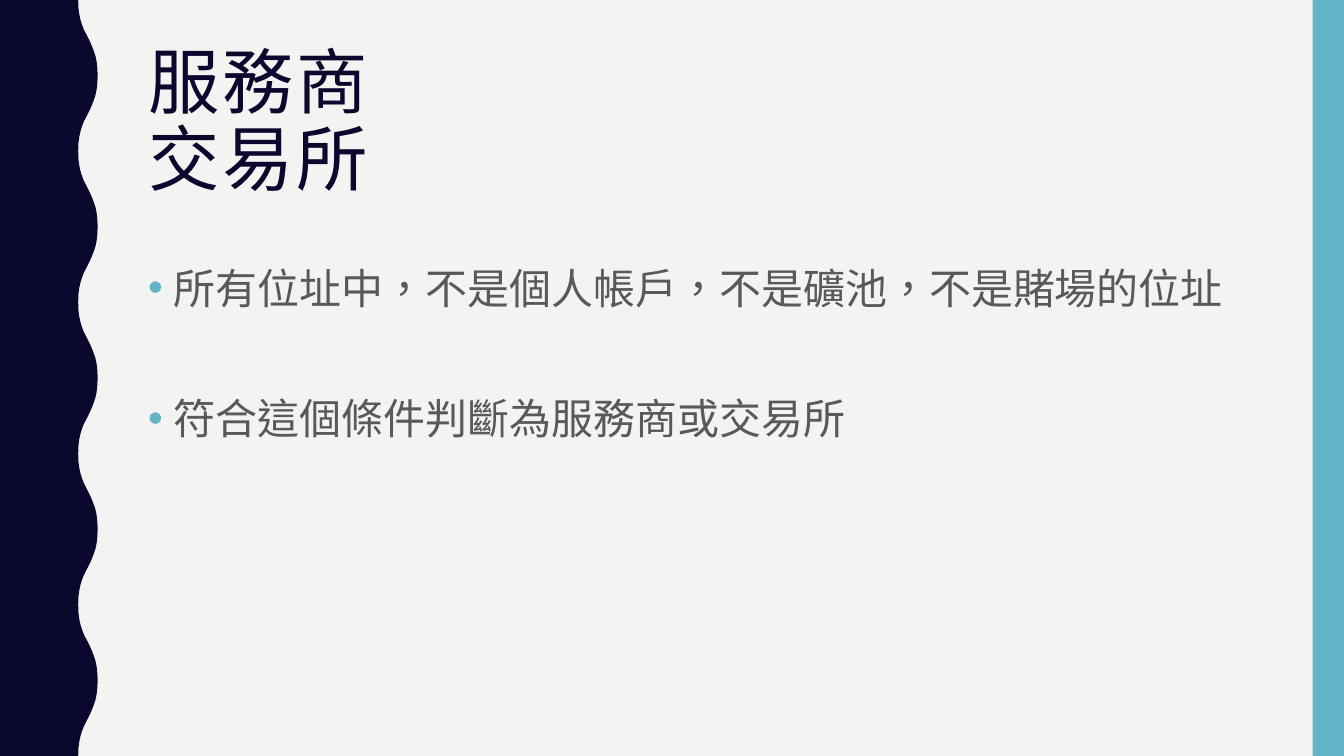
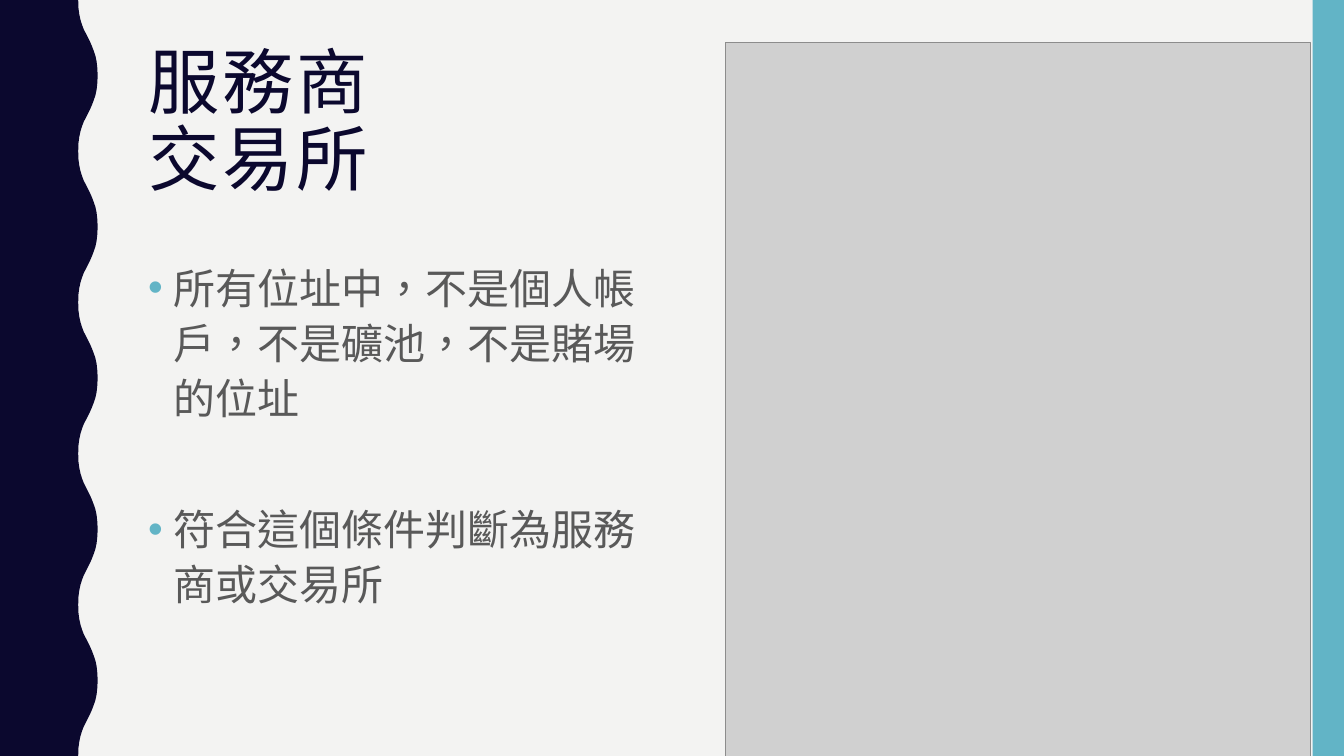
Before and after one commit to Aurako/NCCU2018_distributed-systems_group6, a slide deck: slide 13 of finalproject.pptx. Drawn at 1344x756 pixels with LibreOffice and Linux fonts; fonts in the diff are those of the drawing; grey boxes stand for pictures. Boxes give left, top, right and bottom in pixels: in the first picture for what was removed or moved away, otherwise in the second. Text is boxed around its words. In the diff, an @@ line names an element or a change of style, - is before the commit and + after.

```diff
--- a/finalproject.pptx
+++ b/finalproject.pptx
@@ picture added at box(726, 42, 1311, 756) @@
@@ text "所有位址中，不是個人帳戶，不是礦池，不是賭場的位址" rewrapped from box(173, 268, 1223, 438) to box(173, 268, 635, 604) @@
```
Also in this commit, not shown: 5 other slides changed, 2 slides added, 1 slide removed, 1 other file.
